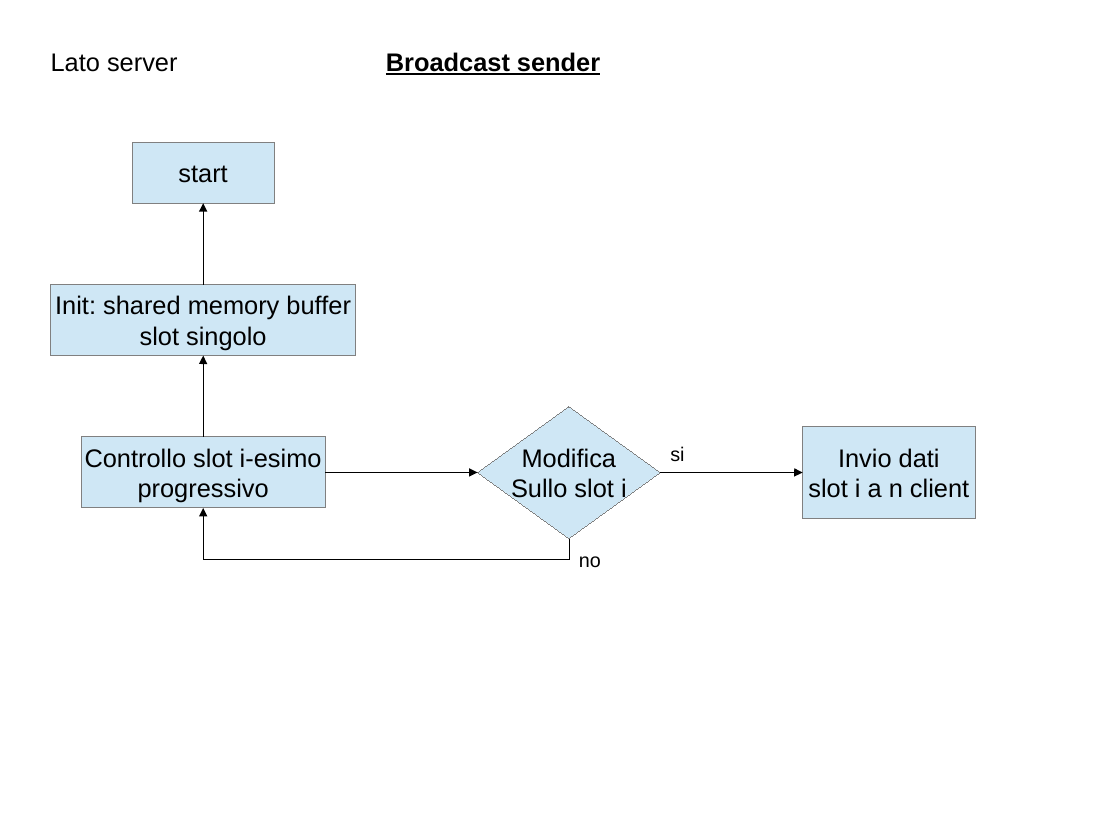
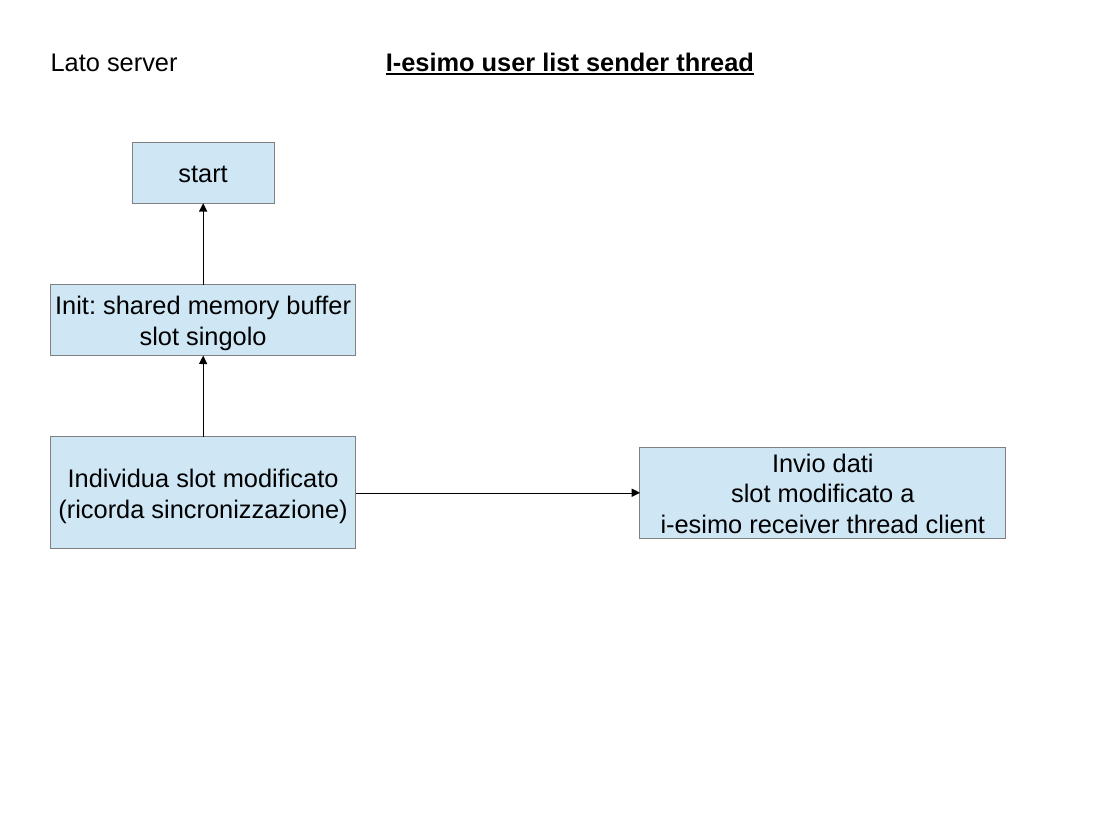
Before and after one commit to polyc/talk-service, a slide deck: slide 4 of SO_projectDiagram.odp. Drawn at 1120x840 pixels with LibreOffice and Linux fonts; fonts in the diff are those of the drawing. Boxes give left, top, right and bottom in pixels: in the first picture for what was removed or moved away, otherwise in the second. Text is boxed around its words. In the diff, an @@ line names an element or a change of style, - is before the commit and + after.

Commit message:
modifica alla parte di invio della lista utenti non piu in udp ma in tcp con un thread per ogni client connesso

```diff
--- a/SO_projectDiagram.odp
+++ b/SO_projectDiagram.odp
@@ text at (x1=386, y1=52, x2=754, y2=75): text changed @@
-Broadcast sender
+I-esimo user list sender thread
@@ diamond removed at (x1=478, y1=407, x2=661, y2=539) @@
-Modifica
-Sullo slot i
@@ rectangle added at (x1=51, y1=437, x2=356, y2=549), fill #CFE7F5, outline #808080 0 pt, 18 pt, text #000000 @@
+Individua slot modificato
+(ricorda sincronizzazione)
@@ rectangle "Invio dati" resized from (x1=81, y1=437, x2=325, y2=508) to (x1=640, y1=447, x2=1006, y2=539) @@
@@ text removed at (x1=670, y1=446, x2=684, y2=462) @@
-si
@@ rectangle removed at (x1=803, y1=427, x2=976, y2=518) @@
-Invio dati
-slot i a n client
@@ text in rectangle at (x1=661, y1=453, x2=985, y2=534): text changed @@
-Controllo slot i-esimo
-progressivo
+Invio dati
+slot modificato a
+i-esimo receiver thread client
@@ elbow arrow removed from (661, 473) to (803, 473) @@
@@ elbow arrow removed from (569, 539) to (203, 508) @@
@@ elbow arrow moved from (325, 473) - (478, 473) to (356, 493) - (640, 493) @@
@@ text removed at (x1=579, y1=556, x2=601, y2=568) @@
-no
```
Also in this commit, not shown: 5 other slides changed, 4 slides added, 2 slides removed.
